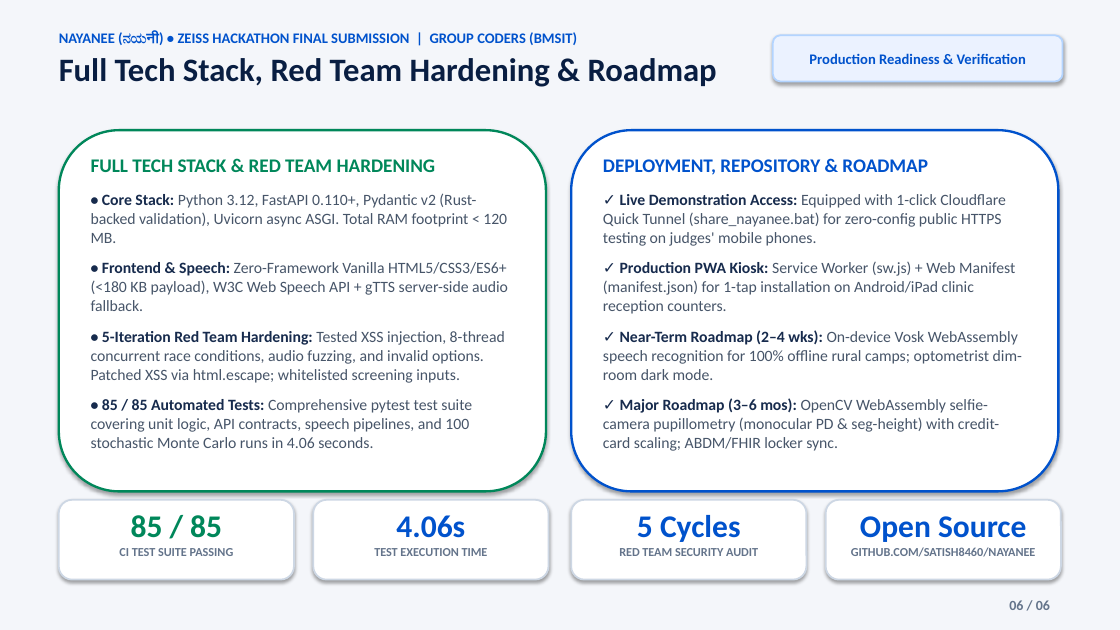
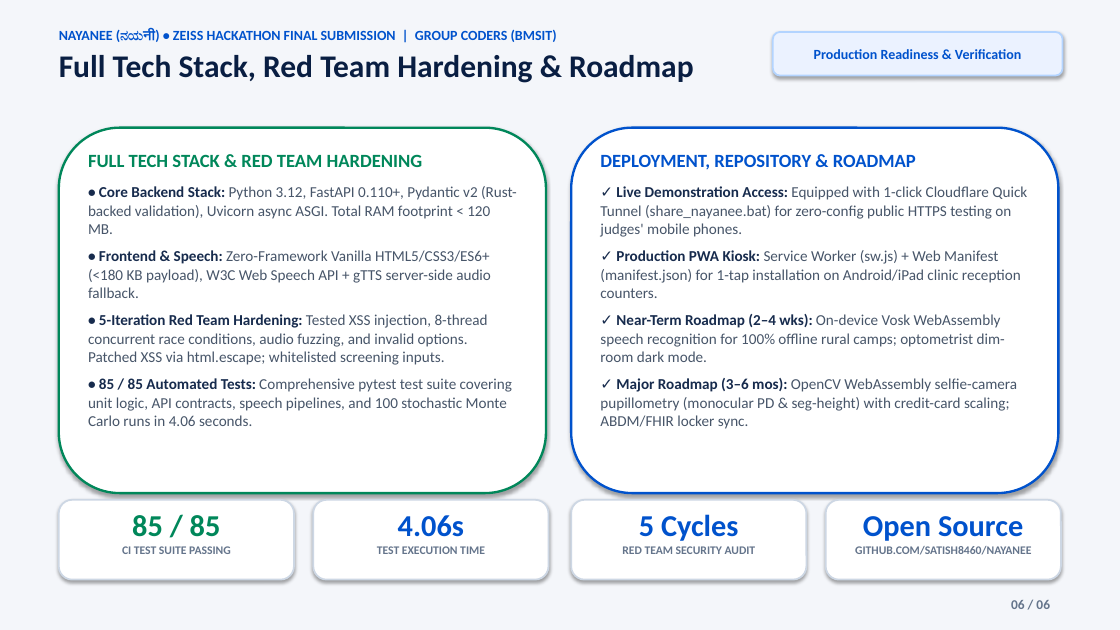
Before and after one commit to Satish8460/Nayanee, a slide deck: slide 6 of docs/Nayanee_Final_Presentation_Coders_6_Slides.pptx. Drawn at 1120x630 pixels with LibreOffice and Linux fonts; fonts in the diff are those of the drawing. Boxes give left, top, right and bottom in pixels: in the first picture for what was removed or moved away, otherwise in the second. Text is boxed around its words. In the diff, an @@ line names an element or a change of style, - is before the commit and + after.

Commit message:
feat(presentation): embed all 8 real production screenshots across 6-slide light presentation deck

```diff
--- a/docs/Nayanee_Final_Presentation_Coders_6_Slides.pptx
+++ b/docs/Nayanee_Final_Presentation_Coders_6_Slides.pptx
@@ text "NAYANEE (ನಯनी) • ZEISS HACKATHON ..." at <box>59,30,694,83</box>: size 12.5 to 12 pt in "NAYANEE (ನಯनी) • ZEISS HACKATHON FINAL SUBMISSION ..."; size 28 to 27 pt in "Full Tech Stack, Red Team Hardening & ..." @@
@@ rounded rectangle "Production Readiness & Verification": place and size @@
-rounded rectangle "Production Readiness & Verification" at <box>773,35,1063,82</box>
+rounded rectangle "Production Readiness & Verification" at <box>773,32,1063,76</box>
@@ rounded rectangle "Production Readiness & Verification" at <box>773,32,1063,76</box>: size 12.5 to 12 pt @@
@@ text "DEPLOYMENT, REPOSITORY & ROADMAP" at <box>600,154,1027,429</box>: size 16.5 to 16 pt in "DEPLOYMENT, REPOSITORY & ROADMAP"; size 13.5 to 13 pt; less space between paragraphs @@
@@ text at <box>88,154,512,426</box>: size 16.5 to 16 pt in "FULL TECH STACK & RED TEAM HARDENING"; size 13.5 to 13 pt in "• Frontend & Speech: Zero-Framework Vanilla HTML5/CSS3/ES6+ ...", "• 5-Iteration Red Team Hardening: Tested XSS ...", "• 85 / 85 Automated Tests: Comprehensive ..."; less space between paragraphs @@
@@ text at <box>88,186,517,234</box>: text changed; size 13.5 to 13 pt @@
-• Core Stack: Python 3.12, FastAPI 0.110+, Pydantic v2 (Rust-backed validation), Uvicorn async ASGI. Total RAM footprint < 120 MB.
+• Core Backend Stack: Python 3.12, FastAPI 0.110+, Pydantic v2 (Rust-backed validation), Uvicorn async ASGI. Total RAM footprint < 120 MB.
@@ text "85 / 85" at <box>122,515,231,554</box>: size 27 to 26 pt in "85 / 85"; size 10.5 to 10 pt in "CI TEST SUITE PASSING" @@
@@ text "4.06s" at <box>377,515,485,554</box>: size 27 to 26 pt in "4.06s"; size 10.5 to 10 pt in "TEST EXECUTION TIME" @@
@@ text "5 Cycles" at <box>622,514,756,554</box>: size 27 to 26 pt in "5 Cycles"; size 10.5 to 10 pt in "RED TEAM SECURITY AUDIT" @@
@@ text "Open Source" at <box>855,516,1031,555</box>: size 27 to 26 pt in "Open Source"; size 10.5 to 10 pt in "GITHUB.COM/SATISH8460/NAYANEE" @@
@@ text "06 / 06" at <box>1011,600,1050,609</box>: size 12 to 11.5 pt @@
```
Also in this commit, not shown: 5 other slides changed, 11 other files.
